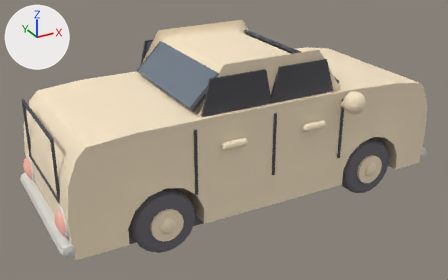
The glTF model assets/models/05-sedan-car/05-sedan-car.glb: old version first, new version second.
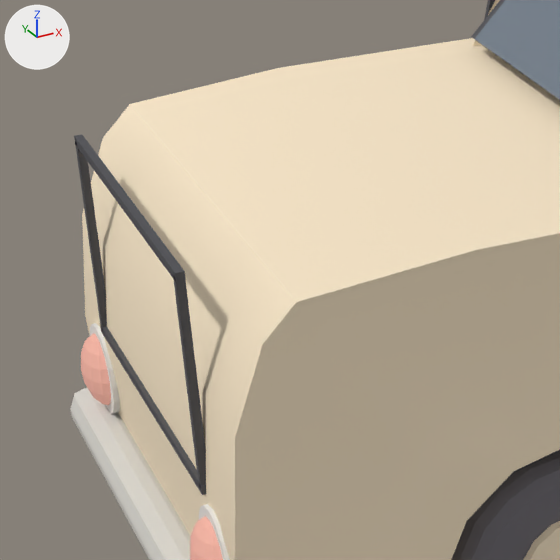
The first picture shows the older version from a 50 mm lens placed at (-1.89, -3.32, 2.06), pointed at (-0.08, -0.02, 0.41). The close-ups show the older and then the newer version on the part from 0% to 36% of the width and 22% to 79% of the height of that picture. Only the edits that show in the close-ups are written down. The axes (+X, +Y, +Z) are drawn at upper left. The lights are the same throughout. Vertices at exactly the same position are counted once.

The first close-up shows 'Body', 'BumperR', 'Hubcap_x-0.705_L', 'RearWindowGlass', 'TailLens_L', 'TailLens_R', 'TailRim_R', 'Tire_x-0.705_L', 'TrunkSeamH_0.42', 'TrunkSeamH_0.78', 'TrunkSeamV_L', 'TrunkSeamV_R' and 4 more.
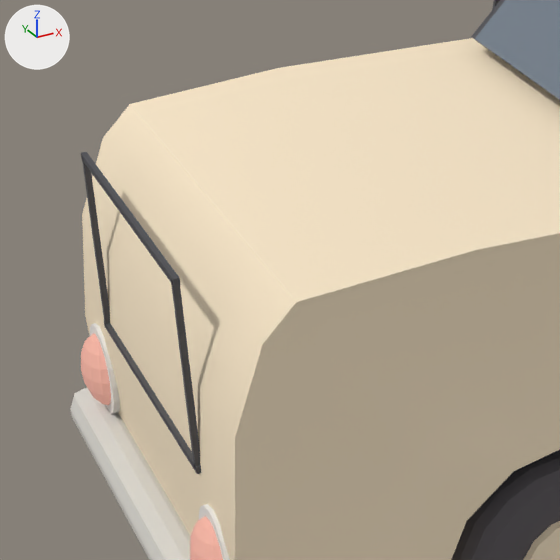
What differs and where, as boxes [x1, y1, x2, y2] in the close-ups (560 x 560 px):
'TrunkSeamV_L', moved, rescaled (12% narrower, 12% shorter): before [173, 275, 206, 489]; after [171, 280, 200, 469]
'TrunkSeamH_0.78', deleted: before [74, 134, 186, 283]
'TrunkSeamV_R', moved, rescaled (12% narrower, 11% shorter): before [75, 141, 107, 329]; after [82, 158, 110, 326]
'TrunkSeamH_0.42', deleted: before [100, 325, 206, 495]
'TrunkSeamH_0.76', added: after [81, 152, 181, 287]
'TrunkSeamH_0.44', added: after [104, 322, 201, 474]

The change in detail:
me_cube_013 is used by ob_trunkseamv_r; location (-1.256, 0.33, 0.6).
me_cube_013 had 8 vertices, 12 faces and spanned x -0.007..0.007, y -0.008..0.008, z -0.18..0.18.
me_cube_013 now has 8 vertices, 12 faces and spans x -0.005..0.005, y -0.006..0.006, z -0.16..0.16.
me_cube_013 part 1: the whole mesh is scaled about its middle by (0.714, 0.75, 0.889).
me_cube_014 is used by ob_trunkseamv_l; location (-1.256, -0.33, 0.6).
me_cube_014 had 8 vertices, 12 faces and spanned x -0.007..0.007, y -0.008..0.008, z -0.18..0.18.
me_cube_014 now has 8 vertices, 12 faces and spans x -0.005..0.005, y -0.006..0.006, z -0.16..0.16.
me_cube_014 part 2: the whole mesh is scaled about its middle by (0.714, 0.75, 0.889).
Mesh me_cube_016_1 is new.
It is a box spanning x -0.005..0.005, y -0.31..0.31, z -0.006..0.006.
It uses material mat_trim (dark grey #4b4b50).
Object 'TrunkSeamV_R' (ob_trunkseamv_r) moves from (-1.256, 0.33, 0.6) to (-1.256, 0.3, 0.6).
Object 'TrunkSeamV_L' (ob_trunkseamv_l) moves from (-1.256, -0.33, 0.6) to (-1.256, -0.3, 0.6).
Object 'TrunkSeamH_0.42' (ob_trunkseamh_0_42) is deleted.
Object 'TrunkSeamH_0.78' (ob_trunkseamh_0_78) is deleted.
Object 'TrunkSeamH_0.76' (ob_trunkseamh_0_76) is new; it shows me_cube_016_1.
Its location is (-1.256, 0.0, 0.76).
Object 'TrunkSeamH_0.44' (ob_trunkseamh_0_44) is new; it shows a copy of me_cube_016_1.
Its location is (-1.256, 0.0, 0.44).
